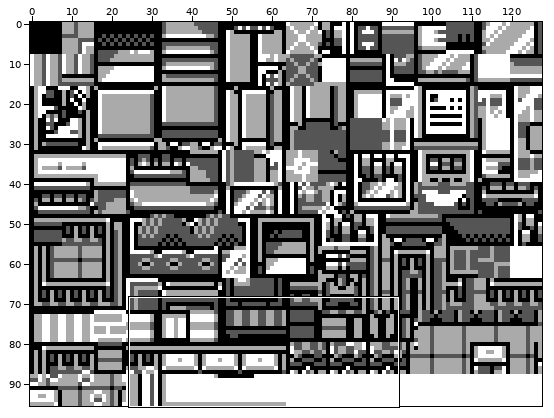
Sprite sheet, stored at gfx/tilesets/mart.png. The picture above shows the old version from afar; the outline marks the close-up.
Close-up. The starting point:
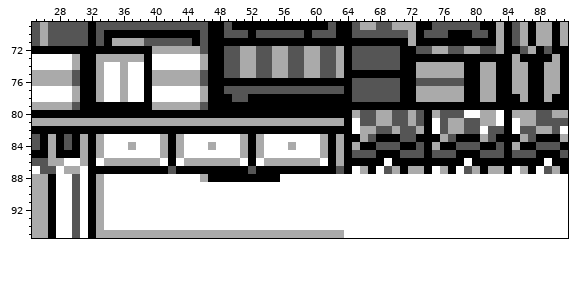
The file is 128x96 pixels. Shown: x 25..91, y 69..95.
And afterwards:
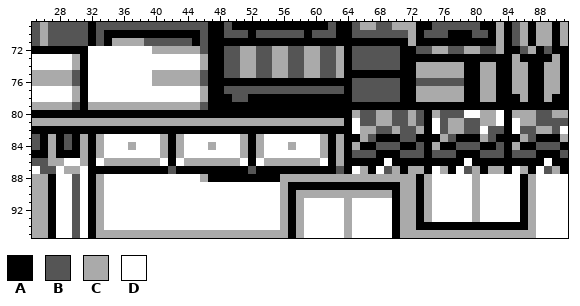
Palette (. is transparent): A #000000  B #555555  C #aaaaaa  D #ffffff
Change:
Changed rows in their new state; - is an unchanged pixel.
first column x 32:
72 DDDDDDDD
73 DDDDDDDD
74 DD--D--D
75 DD--D--D
76 DD--D--D
77 DD--D--D
78 DD--D--D
79 CCCCCCCC
first column x 56:
88 CCCCCCCCCCCCCCCCCAC-----C-----AC
89 CAAAAAAAAAAAAAACCAC-----C-----AC
90 CACCCCCCCCCCCCACCAC-----C-----AC
91 CAC-----C-----ACCAC-----C-----AC
92 CAC-----C-----ACCAC-----C-----AC
93 CAC-----C-----ACCAC-----C-----AC
94 CAC-----C-----ACCAAAAAAAAAAAAAAC
95 -A-DDDDDC-----ACCCCCCCCCCCCCCCCC
